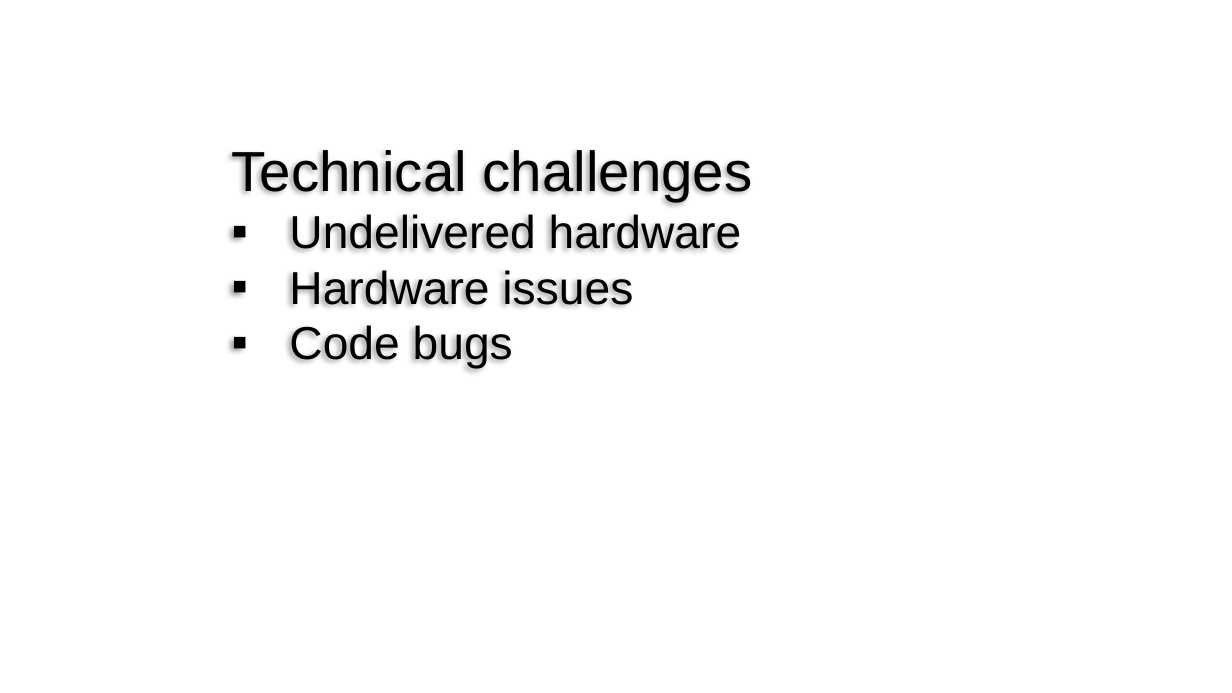
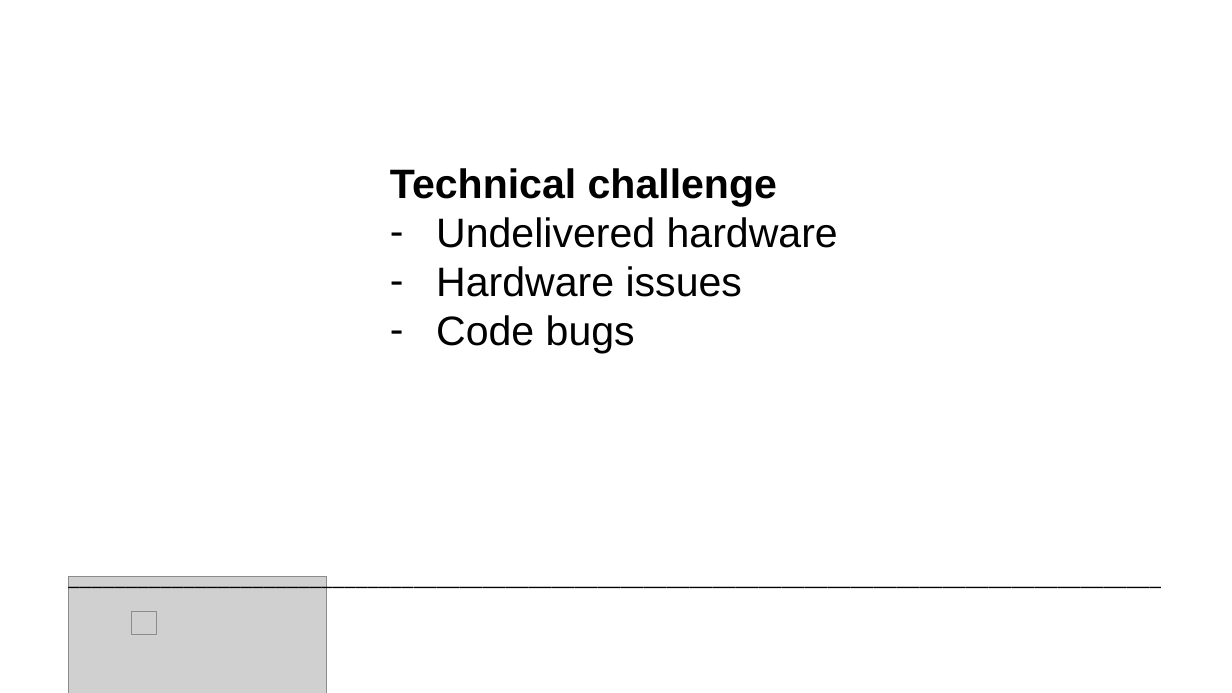
Before and after one commit to ivolvanov/airios-climate-control, a slide deck: slide 9 of docs/SprintDemo/FinalPresentation.pptx. Drawn at 1232x693 pixels with LibreOffice and Linux fonts; fonts in the diff are those of the drawing; grey boxes stand for pictures; background and template pictures are left out. Boxes give left, top, right and bottom in pixels: in the first picture for what was removed or moved away, otherwise in the second. Text is boxed around its words. In the diff, an @@ line names an element or a change of style, - is before the commit and + after.

```diff
--- a/docs/SprintDemo/FinalPresentation.pptx
+++ b/docs/SprintDemo/FinalPresentation.pptx
@@ text "Technical challenge": place and size @@
-text "Technical challenge" at (232,150,753,369)
+text "Technical challenge" at (390,168,838,354)
@@ text at (390,168,777,206): text changed; size 44 to 32 pt; bold on @@
-Technical challenges
+Technical challenge
@@ text at (436,217,838,354): size 36 to 32 pt in "Undelivered hardware", "Hardware issues", "Code bugs"; bullet ▪ to - @@
@@ text added at (59,558,1232,595), 18 pt, text #000000 @@
+_______________________________________________________________________________________________
@@ picture added at (68,577,326,693) @@
@@ picture added at (132,612,157,634) @@
```
Also in this commit, not shown: 7 other slides changed, 3 slides added, 2 slides removed.
